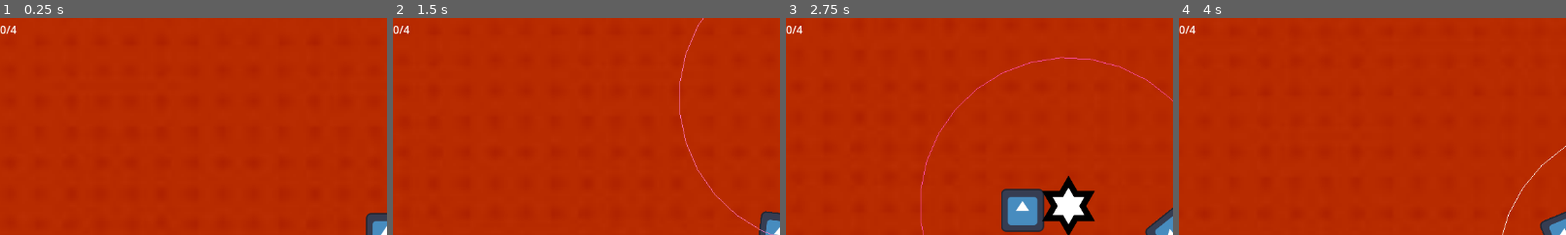
Above: before the commit, frames 1-4 (left to right).
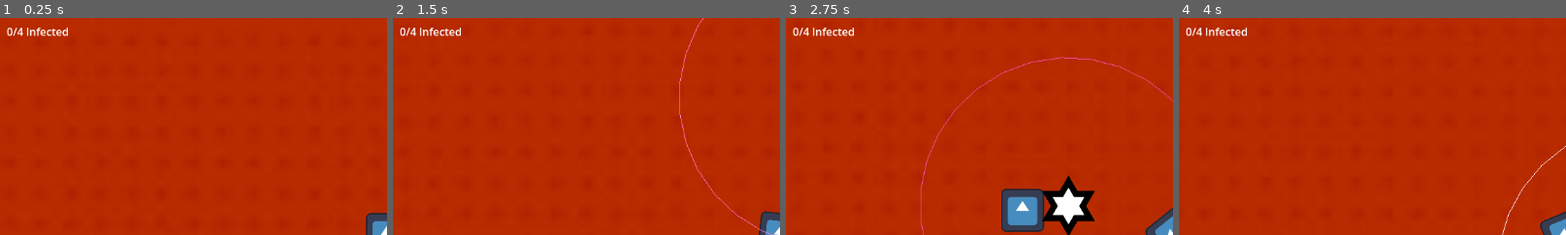
Above: after the commit, the same moments.

Repository: MarkusSecundus/GlobalJam_2026
Game: Godot game, scene res://maps/test_map.tscn
The game is run twice, just before and just after one commit, with the same random seed, the same clock (stepped at 60 frames per second) and the same inputs. The engine's default icon, where the game draws it, is replaced by a stand-in: a white triangle on a blue panel in a dark square.
Inputs:
- Up to frame 1 (0.25 s): no input
- Up to frame 2 (1.5 s): tap Enter at 0.5 s; hold D (Right) 0.53-1.28 s; hold S (Down) from 1.28 s (still down)
- Up to frame 3 (2.75 s): release S (Down) at 2.03 s; hold D (Right) from 2.03 s (still down)
- Up to frame 4 (4 s): release D (Right) at 2.78 s; hold W (Up) 2.78-3.53 s; hold A (Left) from 3.53 s (still down)
The pictures show only the part of the screen within x 0-50%, y 0-50%; the shares and areas given below are measured in that part.

The runs differ from the first frame. In frame 1, 0.4% of the frame differs, in the area x 0-18%, y 3-9%; in frame 2, 0.4%; in frame 3, 0.4%; in frame 4, 0.4%.

Commit message:
better text format

Diff:
--- a/maps/test_map.tscn
+++ b/maps/test_map.tscn
@@ -63,8 +63,11 @@
 offset_bottom = 40.0
 
 [node name="Label" type="Label" parent="CanvasLayer/Control" unique_id=99937386]
-layout_mode = 0
-offset_top = 7.0
-offset_right = 40.0
-offset_bottom = 30.0
+layout_mode = 1
+offset_left = 10.0
+offset_top = 10.0
+offset_right = 57.0
+offset_bottom = 59.0
+text = "XX/XX Infected
+"
 script = ExtResource("6_k1jtb")
--- a/scripts/ui/infection_count_label.gd
+++ b/scripts/ui/infection_count_label.gd
@@ -8,5 +8,5 @@
 
 # Called every frame. 'delta' is the elapsed time since the previous frame.
 func _process(delta: float) -> void:
-	text = var_to_str(InfectionSingleton.infected_points) + "/" + var_to_str(InfectionSingleton.infected_point_count)
+	text = "%d/%d Infected" % [InfectionSingleton.infected_points, InfectionSingleton.infected_point_count]
 	pass
